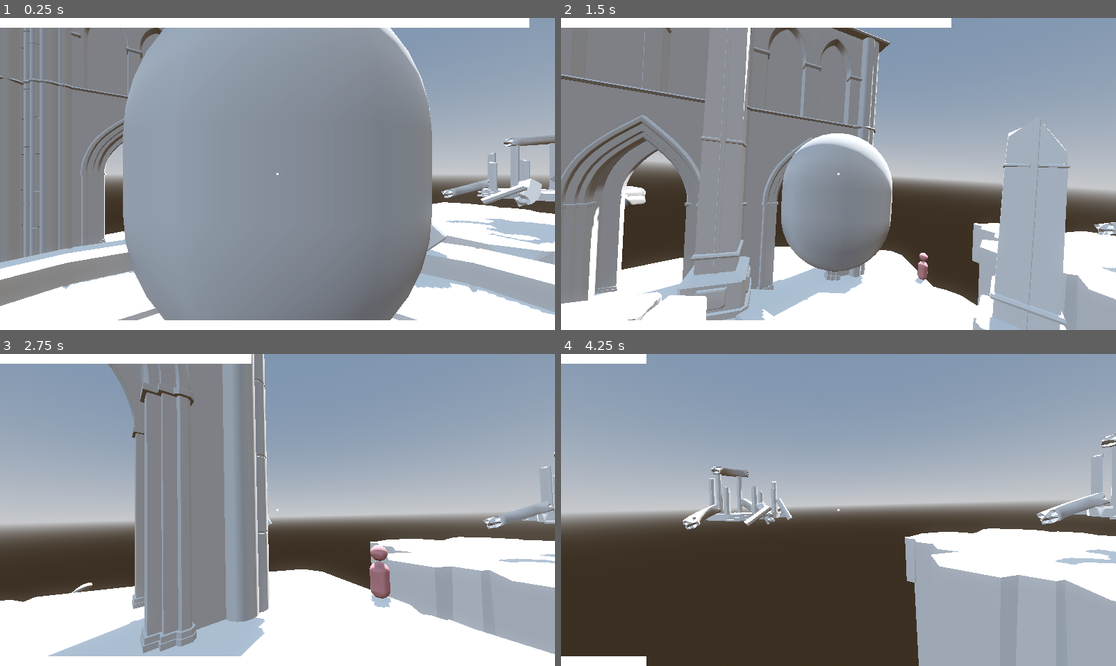
Above: before the commit, frames 1-4 (two rows, left to right).
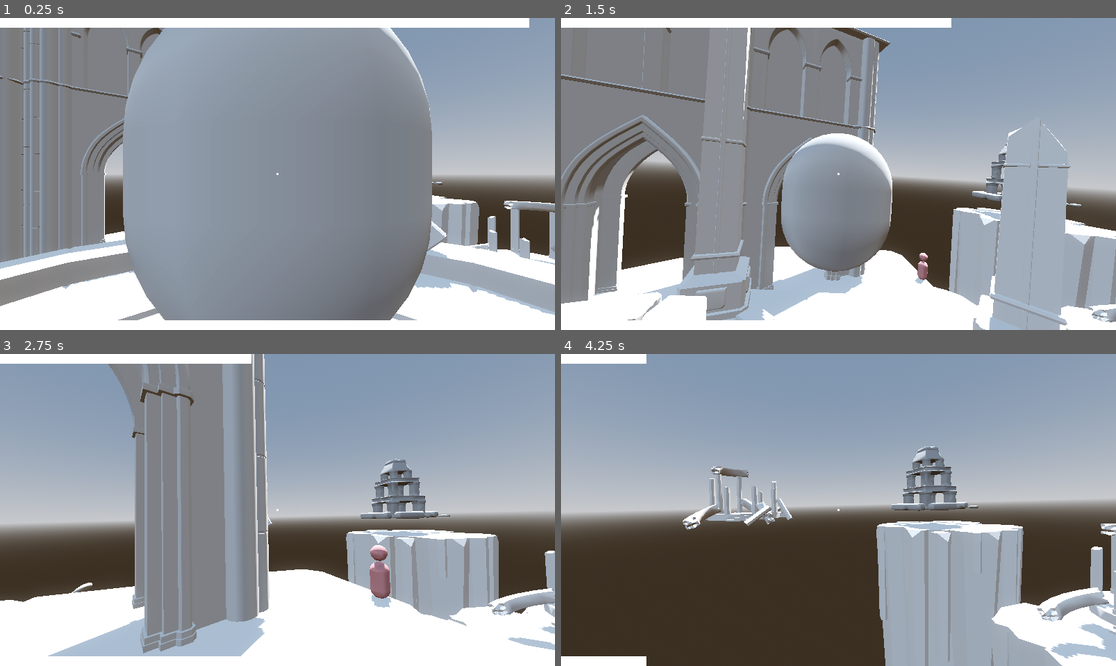
Above: after the commit, the same moments.

Repository: madmonki/GGJ2026
Game: Godot game, scene res://main.tscn
The game is run twice, just before and just after one commit, with the same random seed, the same clock (stepped at 60 frames per second) and the same inputs.
Inputs (mouse positions are in pixels of both pictures, inside the frame that each line leads up to):
- Up to frame 1 (0.25 s): no input
- Up to frame 2 (1.5 s): move the mouse to (866, 174) at 0.52 s; press the mouse at (866, 174) at 0.53 s; hold W (move_forward) from 0.53 s (still down); tap Space (jump) at 0.77 s; move the mouse to (810, 174) at 1.27 s; release the mouse at (810, 174) at 1.28 s; tap Shift (sprint) at 1.35 s
- Up to frame 3 (2.75 s): keep holding W (move_forward); tap Space (jump) at 1.52 s; move the mouse to (288, 503) at 2.02 s; press the mouse at (288, 503) at 2.03 s
- Up to frame 4 (4.25 s): keep holding W (move_forward); move the mouse to (832, 516) at 2.77 s; release the mouse at (832, 516) at 2.78 s; tap Shift (sprint) at 2.85 s; tap Space (jump) at 3.02, 3.77 s; move the mouse to (877, 513) at 3.52 s; press the mouse at (877, 513) at 3.53 s

The runs differ from the first frame. In frame 1, 4.8% of the frame differs, in the area x 77-100%, y 37-80%; in frame 2, 4.9%; in frame 3, 9.1%; in frame 4, 15%, in the area x 56-100%, y 25-100%.

Commit message:
rock small

Diff:
--- a/main.tscn
+++ b/main.tscn
@@ -90,13 +90,13 @@
 transform = Transform3D(-0.9934846, 0, 0.11396626, 0, 1, 0, -0.11396626, 0, -0.9934846, -1.8564749, 9.536743e-07, 23.334177)
 
 [node name="temple" parent="." unique_id=1640253865 instance=ExtResource("10_efxa6")]
-transform = Transform3D(1000, 0, 0, 0, 1000, 0, 0, 0, 1000, -40.42626, 8.33707, -15.185236)
+transform = Transform3D(1000, 0, 0, 0, 1000, 0, 0, 0, 1000, 40.47178, 9.234059, -61.981743)
 
 [node name="ruin" parent="." unique_id=817059571 instance=ExtResource("8_4c57u")]
 transform = Transform3D(1000, 0, 0, 0, 1000, 0, 0, 0, 1000, -1.9339428, -1.2110703, 6.6274915)
 
 [node name="RuinTample" parent="." unique_id=1105016889 instance=ExtResource("9_efxa6")]
-transform = Transform3D(2, 0, 0, 0, 2, 0, 0, 0, 2, 38.889378, 0.5236428, -24.718094)
+transform = Transform3D(2, 0, 0, 0, 2, 0, 0, 0, 2, 38.889378, -10.800892, -24.718094)
 
 [node name="RuinTample2" parent="." unique_id=1778535202 instance=ExtResource("9_efxa6")]
 transform = Transform3D(0, 0, 1.9999999, 0, 2, 0, -1.9999999, 0, 0, -7.292309, 0.5236428, -56.200584)
@@ -120,4 +120,10 @@
 transform = Transform3D(0.8, 0, 0, 0, 0.8, 0, 0, 0, 0.8, -3.8921504, -64.231125, 11.318874)
 
 [node name="Rock_Vertical2" parent="." unique_id=233890857 instance=ExtResource("12_dg77c")]
-transform = Transform3D(0.8, 0, 0, 0, 0.8, 0, 0, 0, 0.8, 35.463818, -64.231125, -32.007732)
+transform = Transform3D(0.6, 0, 0, 0, 0.6, 0, 0, 0, 0.6, 37.501476, -59.381714, -23.067047)
+
+[node name="Rock_Vertical3" parent="." unique_id=632940239 instance=ExtResource("12_dg77c")]
+transform = Transform3D(0.6, 0, 0, 0, 0.6, 0, 0, 0, 0.6, 37.501476, -59.381714, -23.067047)
+
+[node name="Rock_Vertical4" parent="." unique_id=1637933559 instance=ExtResource("12_dg77c")]
+transform = Transform3D(-2.6226832e-08, 0, -0.59999996, 0, 0.59999996, 0, 0.59999996, 0, -2.6226832e-08, 37.501476, -48.4327, -58.765186)
--- /dev/null
+++ b/material/rock_small.tscn
@@ -0,0 +1,5 @@
+[gd_scene format=3 uid="uid://iefte737dwwo"]
+
+[ext_resource type="PackedScene" uid="uid://ipid4mir4a6r" path="res://models/Rock_Small.fbx" id="1_ac071"]
+
+[node name="Rock_Small" unique_id=426077634 instance=ExtResource("1_ac071")]
Binary file added: models/Rock_Small.fbx
Not shown, added: models/Rock_Small.fbx.import
